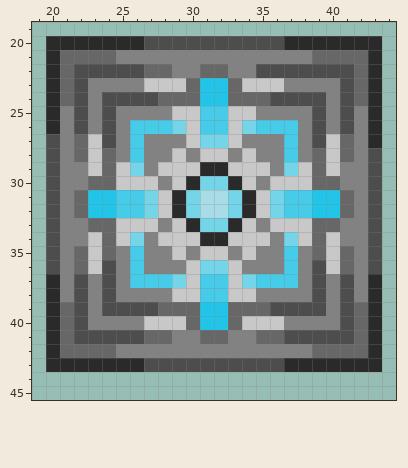
A pixel-art sprite gets an edit: Assets/_Sprites/power_cube.png. Above: the version before the commit.
The file is 64x64 pixels. Shown: x 19..44, y 19..45.
After the commit:
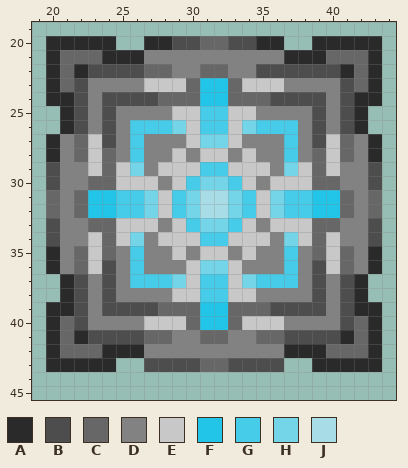
Palette (. is transparent): A #2a2a2a  B #4d4d4d  C #676767  D #828282  E #c8c8c8  F #22c5e8  G #46cbe8  H #74d4e8  J #a8dde8
Edits made:
@@ x 19..44 @@
 19 ..........................
-20 .AAAAAAABBBBBBBBBBAAAAAAA.
-21 .ACCCCDDDDDDDDDDDDDDCCCCA.
-22 .ACBBBBBCCDDCCDDBBBBBBBCA.
+20 .AAAAA..AABBCCBBAA..AAAAA.
+21 .ACCCAAADDDDDDDDDDAAACCCA.
+22 .ACABBBBCCDDCCDDBBBBBBACA.
 23 .ACBDDDDEEECFFCEEEDDDDBCA.
-24 .ACBDBBBBCCCFFCCCBBBBDBCA.
-25 .ADBDBDDDDEEGGEEDDDDBDBDA.
-26 .ADBDBDGGGHEGGEHGGGDBDBDA.
-27 .BDCEBDGDDDEHHEDDDGDBECDA.
-28 .BDCECDGDDEDEEDEDDGDCECDB.
-29 .BDDECEHDEEEAAEEEDHECEDDB.
-30 .BDDCCEEEDEAHHAEDEEECCDDB.
-31 .BDCFFGGHEAHJJHAEHGGFFCDB.
-32 .BDCFFGGHEAHJJHAEHGGFFCDB.
-33 .BDDCCEEEDEAHHAEDEEECCDDB.
-34 .BDDECEHDEEEAAEEEDHECEDDB.
-35 .BDCECDGDDEDEEDEDDGDCECDB.
-36 .BDCEBDGDDDEHHEDDDGDBECDB.
-37 .ADBDBDGGGHEGGEHGGGDBDBDA.
-38 .ADBDBDDDDEEGGEEDDDDBDBDA.
-39 .ACBDBBBBCCCFFCCCBBBBDBCA.
+24 .AABDBBBBCCCFFCCCBBBBDBAA.
+25 ..ABDBDDDDEEGGEEDDDDBDBA..
+26 ..ABDBDGGGHEGGEHGGGDBDBA..
+27 .ADCEBDGDDDEHHEDDDGDBECDA.
+28 .ADCECDGDDEDEEDEDDGDCECDA.
+29 .BDDECEHDEEEGGEEEDHECEDDB.
+30 .BDDCCEEEDEGHHGEDEEECCDDB.
+31 .CDCFFGGHEGHJJHGEHGGFFCDC.
+32 .CDCFFGGHEGHJJHGEHGGFFCDC.
+33 .BDDCCEEEDEGHHGEDEEECCDDB.
+34 .BDDECEHDEEEGGEEEDHECEDDB.
+35 .ADCECDGDDEDEEDEDDGDCECDA.
+36 .ADCEBDGDDDEHHEDDDGDBECDA.
+37 ..ABDBDGGGHEGGEHGGGDBDBA..
+38 ..ABDBDDDDEEGGEEDDDDBDBA..
+39 .AABDBBBBCCCFFCCCBBBBDBAA.
 40 .ACBDDDDEEECFFCEEEDDDDBCA.
-41 .ACBBBBBCCDDCCDDCCBBBBBCA.
-42 .ACCCCDDDDDDDDDDDDDDCCCCA.
-43 .AAAAAAABBBBBBBBBBAAAAAAA.
+41 .ACABBBBCCDDCCDDCCBBBBACA.
+42 .ACCCAAADDDDDDDDDDAAACCCA.
+43 .AAAAA..BBBBCCBBBB..AAAAA.
 44 ..........................
Changed places in both pictures, as pixel boxes (x1, y1, x2, y2):
changed: (46, 36, 382, 372)
